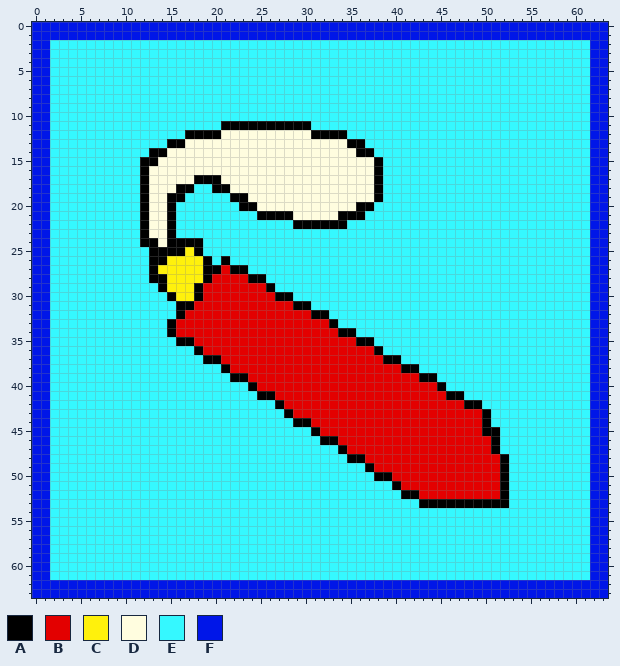
A pixel-art sprite gets an edit: legend/legend/assets/textures/UI_skill_icon_2.png. Above: the version before the commit.
The file is 64x64 pixels. Colours within 5 levels of each other are drawn and written as one.
Palette (. is transparent): A #000000  B #e30000  C #fff10c  D #fffddf  E #35f8ff  F #0016e8
New version:
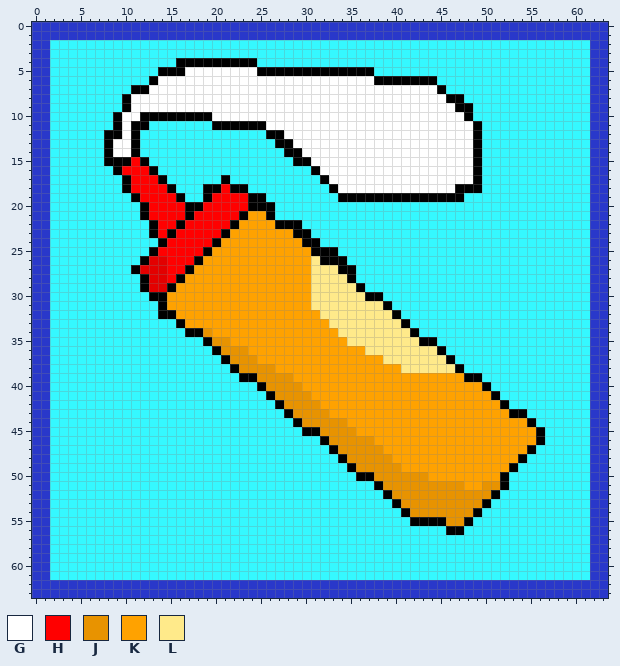
Colours new in this view: G #ffffff  H #ff0000  J #e89300  K #ffa200  L #ffea8a
Difference:
colour F: #0016e8 -> #2938ca
y 4: x 16..24 EEEEEEEEE -> AAAAAAAAA
y 5: x 14..37 EEEEEEEEEEEEEEEEEEEEEEEE -> AAAGGGGGGGGAAAAAAAAAAAAA
y 6: x 13..44 EEEEEEEEEEEEEEEEEEEEEEEEEEEEEEEE -> AGGGGGGGGGGGGGGGGGGGGGGGGAAAAAAA
y 7: x 11..45 EEEEEEEEEEEEEEEEEEEEEEEEEEEEEEEEEEE -> AAGGGGGGGGGGGGGGGGGGGGGGGGGGGGGGGGA
y 8: x 10..47 EEEEEEEEEEEEEEEEEEEEEEEEEEEEEEEEEEEEEE -> AGGGGGGGGGGGGGGGGGGGGGGGGGGGGGGGGGGGAA
y 9: x 10..48 EEEEEEEEEEEEEEEEEEEEEEEEEEEEEEEEEEEEEEE -> AGGGGGGGGGGGGGGGGGGGGGGGGGGGGGGGGGGGGAA
y 10: x 9..48 EEEEEEEEEEEEEEEEEEEEEEEEEEEEEEEEEEEEEEEE -> AGGAAAAAAAAGGGGGGGGGGGGGGGGGGGGGGGGGGGGA
y 11: x 9..12 EEEE -> AGAA; x 20 E -> A; x 26..49 AAAAAEEEEEEEEEEEEEEEEEEE -> GGGGGGGGGGGGGGGGGGGGGGGA
y 12: x 8..11 EEEE -> AAGA; x 17..49 AAAADDDDDDDDDDAAAAEEEEEEEEEEEEEEE -> EEEEEEEEEAAGGGGGGGGGGGGGGGGGGGGGA
y 13: x 8..11 EEEE -> AGGA; x 15..49 AADDDDDDDDDDDDDDDDDDAAEEEEEEEEEEEEE -> EEEEEEEEEEEEAAGGGGGGGGGGGGGGGGGGGGA
y 14: x 8..11 EEEE -> AGGA; x 13..49 AADDDDDDDDDDDDDDDDDDDDDAAEEEEEEEEEEEE -> EEEEEEEEEEEEEEEAAGGGGGGGGGGGGGGGGGGGA
y 15: x 8..11 EEEE -> AAAH; x 13..49 ADDDDDDDDDDDDDDDDDDDDDDDDAEEEEEEEEEEE -> EEEEEEEEEEEEEEEEAAGGGGGGGGGGGGGGGGGGA
y 16: x 9..49 EEEADDDDDDDDDDDDDDDDDDDDDDDDDAEEEEEEEEEEE -> AHHHAEEEEEEEEEEEEEEEEEAGGGGGGGGGGGGGGGGGA
y 17: x 10..49 EEADDDDDAAADDDDDDDDDDDDDDDDDAEEEEEEEEEEE -> AHHHAEEEEEEAEEEEEEEEEEAGGGGGGGGGGGGGGGGA
y 18: x 10..17 EEADDDAA -> AHHHHAEE; x 19 E -> A; x 21..49 ADDDDDDDDDDDDDDDDAEEEEEEEEEEE -> HAAEEEEEEEEEAGGGGGGGGGGGGGAAA
y 19: x 11..15 EADDA -> AHHHH; x 19..37 EEEAADDDDDDDDDDDDDD -> AHHHHAAEEEEEEEEAAAA; x 39..47 EEEEEEEEE -> AAAAAAAAA
y 20: x 13..23 DDAEEEEEEEA -> HHHHAAHHHHH; x 25..37 DDDDDDDDDDDAA -> AAEEEEEEEEEEE
y 21: x 13..25 DDAEEEEEEEEEA -> HHHHAHHHHHAKK; x 27..36 AADDDDDAAA -> EEEEEEEEEE
y 22: x 12..28 ADDAEEEEEEEEEEEEE -> EAHHAHHHHHAKKKKAA; x 30..34 AAAAA -> EEEEE
y 23: x 12..14 ADD -> EAH; x 16..30 EEEEEEEEEEEEEEE -> HHHHHAKKKKKKKAA
y 24: x 12..31 AADAAAAEEEEEEEEEEEEE -> EEAHHHHHAKKKKKKKKKAA
y 25: x 14..33 AAACAEEEEEEEEEEEEEEE -> HHHHHAKKKKKKKKKKKAAA
y 26: x 12..34 EAACCCCAEAEEEEEEEEEEEEE -> ABBHHHAKKKKKKKKKKKKLAAA
y 27: x 11..35 EEACCCCCAABAAEEEEEEEEEEEE -> ABBBHHAKKKKKKKKKKKKKLLLAA
y 28: x 12..35 EAACCCCABBBBAAEEEEEEEEEE -> ABBHAKKKKKKKKKKKKKKLLLLA
y 29: x 12..36 EEACCCABBBBBBBAEEEEEEEEEE -> ABBAKKKKKKKKKKKKKKKLLLLLA
y 30: x 13..38 EEACCABBBBBBBBAAEEEEEEEEEE -> AAKKKKKKKKKKKKKKKKLLLLLLAA
y 31: x 14..39 EEAABBBBBBBBBBBAAEEEEEEEEE -> AKKKKKKKKKKKKKKKKLLLLLLLLA
y 32: x 14..40 EEABBBBBBBBBBBBBBAAEEEEEEEE -> AAKKKKKKKKKKKKKKKKLLLLLLLLA
y 33: x 15..41 ABBBBBBBBBBBBBBBBBAEEEEEEEE -> EAKKKKKKKKKKKKKKKKLLLLLLLLA
y 34: x 15..42 ABBBBBBBBBBBBBBBBBBAAEEEEEEE -> EEAAJKKKKKKKKKKKKKKLLLLLLLLA
y 35: x 16..44 AABBBBBBBBBBBBBBBBBBAAEEEEEEE -> EEEAJJKKKKKKKKKKKKKLLLLLLLLAA
y 36: x 18..45 ABBBBBBBBBBBBBBBBBBBAEEEEEEE -> EEAJJJKKKKKKKKKKKKKLLLLLLLLA
y 37: x 19..46 AABBBBBBBBBBBBBBBBBBAAEEEEEE -> EEAJJJKKKKKKKKKKKKKKLLLLLLLA
y 38: x 21..47 ABBBBBBBBBBBBBBBBBBBAAEEEEE -> EAJJJJKKKKKKKKKKKKKKLLLLLLA
y 39: x 22 A -> E; x 24..49 BBBBBBBBBBBBBBBBBBBAAEEEEE -> AJJJJKKKKKKKKKKKKKKKKKKKAA
y 40: x 24..50 ABBBBBBBBBBBBBBBBBBBBAEEEEE -> EAJJJJKKKKKKKKKKKKKKKKKKKKA
y 41: x 25 A -> E; x 27..51 BBBBBBBBBBBBBBBBBBBAAEEEE -> JJJJKKKKKKKKKKKKKKKKKKKKA
y 42: x 28..52 BBBBBBBBBBBBBBBBBBBBAAEEE -> JJJJKKKKKKKKKKKKKKKKKKKKA
y 43: x 29..54 BBBBBBBBBBBBBBBBBBBBBAEEEE -> JJJJKKKKKKKKKKKKKKKKKKKKAA
y 44: x 30..55 ABBBBBBBBBBBBBBBBBBBAEEEEE -> JJJJJKKKKKKKKKKKKKKKKKKKKA
y 45: x 30 E -> A; x 32..56 BBBBBBBBBBBBBBBBBBAAEEEEE -> JJJJKKKKKKKKKKKKKKKKKKKKA
y 46: x 33..56 ABBBBBBBBBBBBBBBBBAEEEEE -> JJJJJKKKKKKKKKKKKKKKKKKA
y 47: x 33..55 EABBBBBBBBBBBBBBBBAEEEE -> AJJJJJKKKKKKKKKKKKKKKKA
y 48: x 34..54 EAABBBBBBBBBBBBBBBAEE -> AJJJJJKKKKKKKKKKKKKKA
y 49: x 35..53 EEABBBBBBBBBBBBBBAE -> AJJJJJKKKKKKKKKKKKA
y 50: x 36..51 EEAABBBBBBBBBBBB -> AAJJJJJJKKKKKKKK
y 51: x 38..51 EEABBBBBBBBBBB -> AJJJJJJJJJKKJJ
y 52: x 39..52 EEAABBBBBBBBBA -> AJJJJJJJJJJJAE
y 53: x 40..49 EEEAAAAAAA -> AJJJJJJJJJ; x 51..52 AA -> EE
y 54: x 41..49 EEEEEEEEE -> AJJJJJJJA
y 55: x 42..48 EEEEEEE -> AAAAJJA
y 56: x 46..47 EE -> AA
Pixel boxes of the changes (left, top, right, bottom) in both pictures:
changed: (32, 22, 608, 598)
